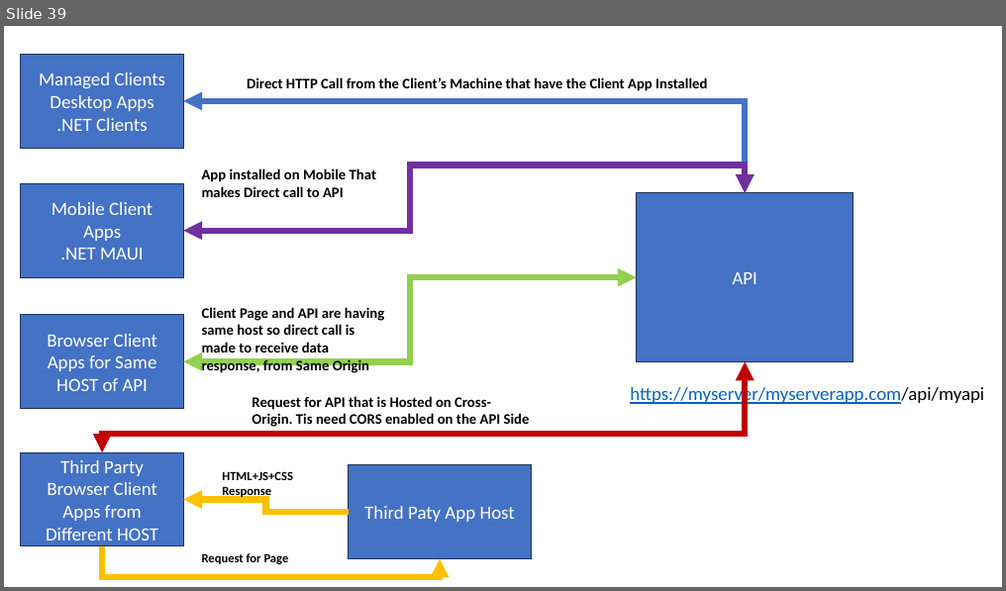
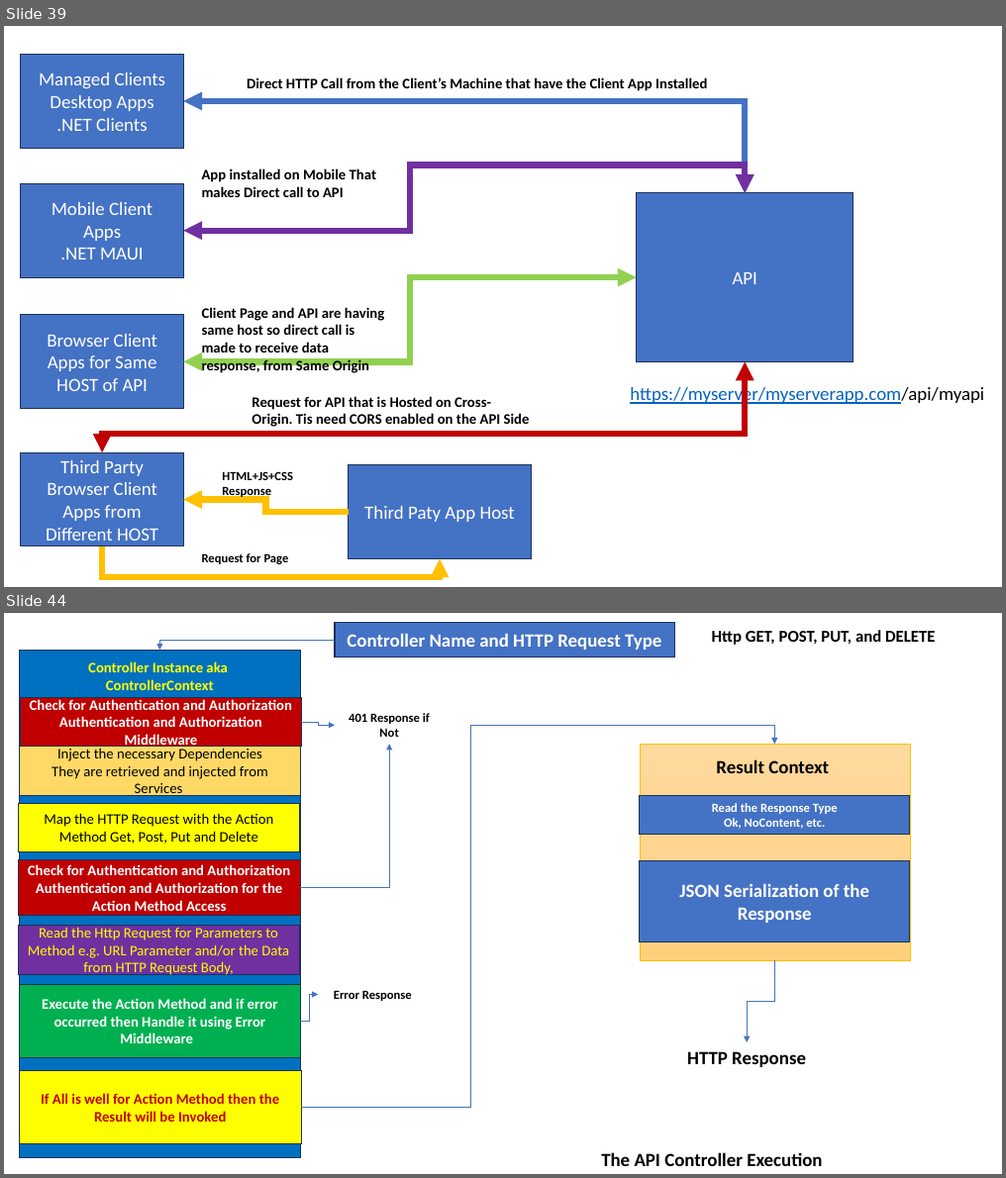
Before and after one commit to maheshsabnis/capita_sept_2023_Oct, a slide deck: Images.pptx. Shown one above the other, each under a label of ours: slide 39 before the commit, slides 39 and 44 after it; the slides between them are not shown. The pictures are 1006x591 and 1006x1178 pixels, drawn with LibreOffice and Linux fonts; fonts in the diff are those of the drawing. Boxes give left, top, right and bottom in pixels: in the first picture for what was removed or moved away, otherwise in the second. Text is boxed around its words. In the diff, an @@ line names an element or a change of style, - is before the commit and + after.

```diff
--- a/Images.pptx
+++ b/Images.pptx
@@ slide 44 added at bbox=[4, 613, 1002, 1174], background #FFFFFF @@
@@ elbow arrow added from (335, 640) to (159, 650), #4472C4 0.5 pt @@
@@ rectangle added at bbox=[335, 622, 675, 658], fill #4472C4, outline #1E3256 1 pt, 18 pt, text #FFFFFF, bold @@
+Controller Name and HTTP Request Type
@@ text added at bbox=[712, 630, 935, 645], 16 pt, text #000000, bold @@
+Http GET, POST, PUT, and DELETE
@@ rectangle added at bbox=[19, 650, 300, 1158], fill #0070C0, outline #1E3256 1 pt @@
@@ text added at bbox=[88, 662, 227, 690], 14 pt, text #FFFF00, bold @@
+Controller Instance aka
+ControllerContext
@@ rectangle added at bbox=[21, 697, 302, 747], fill #C00000, outline #1E3256 1 pt, 14 pt, text #FFFFFF, bold @@
+Check for Authentication and Authorization
+Authentication and Authorization Middleware
@@ elbow arrow added from (301, 722) to (335, 725), #4472C4 0.5 pt @@
@@ elbow arrow added from (301, 1108) to (775, 744), #4472C4 0.5 pt @@
@@ text added at bbox=[349, 713, 430, 737], 12 pt, text #000000, bold @@
+401 Response if Not
@@ rectangle added at bbox=[20, 747, 301, 795], fill #FFD966, outline #1E3256 1 pt, 14 pt, text #000000 @@
+Inject the necessary Dependencies
+They are retrieved and injected from Services
@@ elbow arrow added from (300, 888) to (389, 744), #4472C4 0.5 pt @@
@@ rectangle added at bbox=[640, 744, 910, 960], fill gradient #FFDB9E to #FFD590 to #FFD07C, outline #FFC000 0.5 pt @@
@@ text added at bbox=[716, 760, 829, 773], 18 pt, text #000000, bold @@
+Result Context
@@ rectangle added at bbox=[18, 803, 300, 852], fill #FFFF00, outline #1E3256 1 pt, 14 pt, text #000000 @@
+Map the HTTP Request with the Action Method Get, Post, Put and Delete
@@ rectangle added at bbox=[640, 796, 910, 835], fill #4472C4, outline #1E3256 1 pt, 12 pt, text #FFFFFF, bold @@
+Read the Response Type
+Ok, NoContent, etc.
@@ rectangle added at bbox=[18, 861, 300, 916], fill #C00000, outline #1E3256 1 pt, 14 pt, text #FFFFFF, bold @@
+Check for Authentication and Authorization
+Authentication and Authorization for the Action Method Access
@@ rectangle added at bbox=[640, 861, 910, 943], fill #4472C4, outline #1E3256 1 pt, 18 pt, text #FFFFFF, bold @@
+JSON Serialization of the Response
@@ rectangle added at bbox=[18, 926, 300, 974], fill #7030A0, outline #1E3256 1 pt, 14 pt, text #FFFF00 @@
+Read the Http Request for Parameters to Method e.g. URL Parameter and/or the Data from HTTP Request Body,
@@ elbow arrow added from (775, 960) to (746, 1043), #4472C4 0.5 pt @@
@@ rectangle added at bbox=[20, 984, 300, 1058], fill #00B050, outline #1E3256 1 pt, 14 pt, text #FFFFFF, bold @@
+Execute the Action Method and if error occurred then Handle it using Error Middleware
@@ elbow arrow added from (300, 1021) to (319, 995), #4472C4 0.5 pt @@
@@ text added at bbox=[334, 990, 412, 1001], 12 pt, text #000000, bold @@
+Error Response
@@ text added at bbox=[687, 1052, 806, 1067], 18 pt, text #000000, bold @@
+HTTP Response
@@ rectangle added at bbox=[19, 1071, 301, 1145], fill #FFFF00, outline #1E3256 1 pt, 14 pt, text #C00000, bold @@
+If All is well for Action Method then the Result will be Invoked
@@ text added at bbox=[601, 1153, 822, 1166], 18 pt, text #000000, bold @@
+The API Controller Execution
```
Also in this commit, not shown: 5 other slides added, 6 other files.
